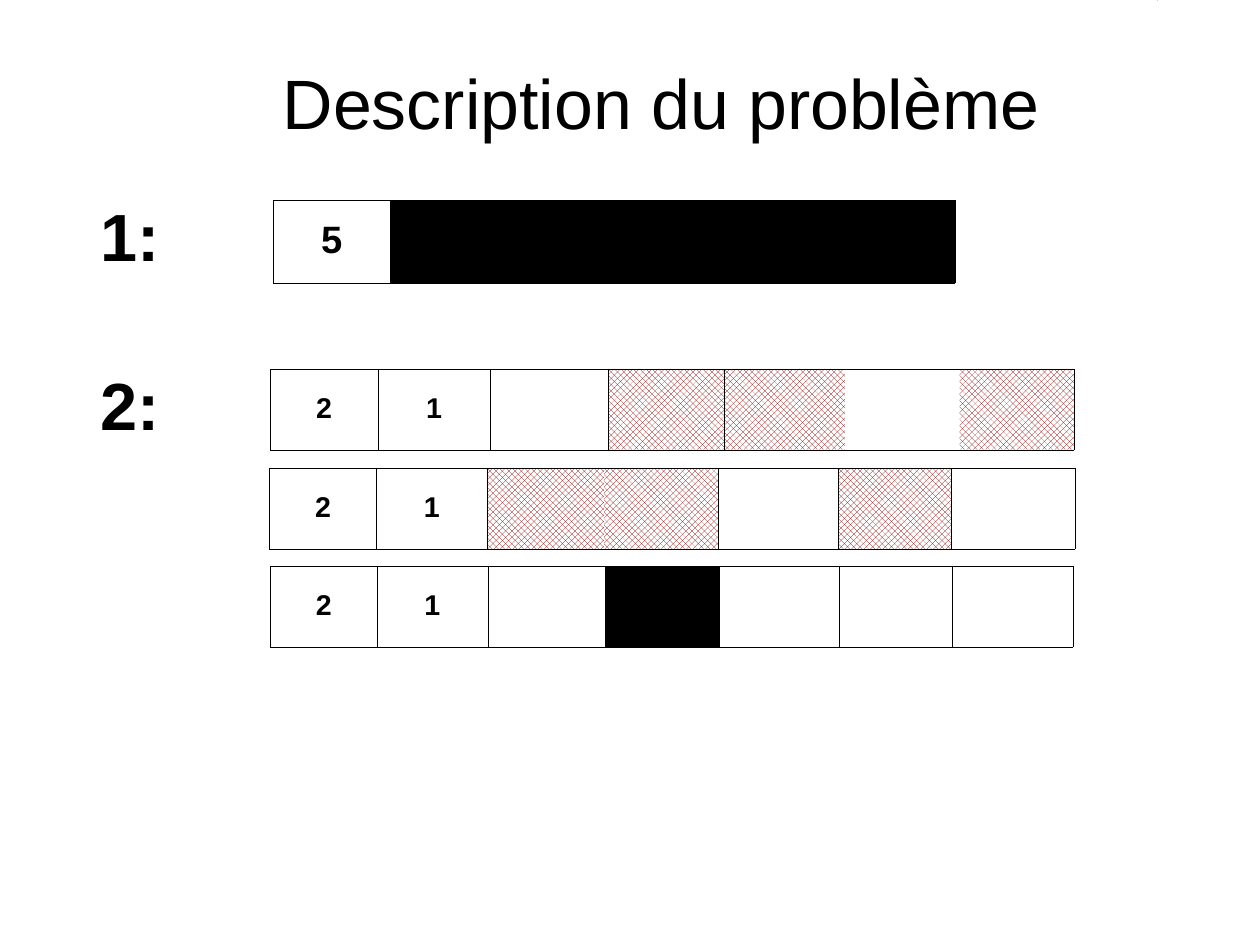
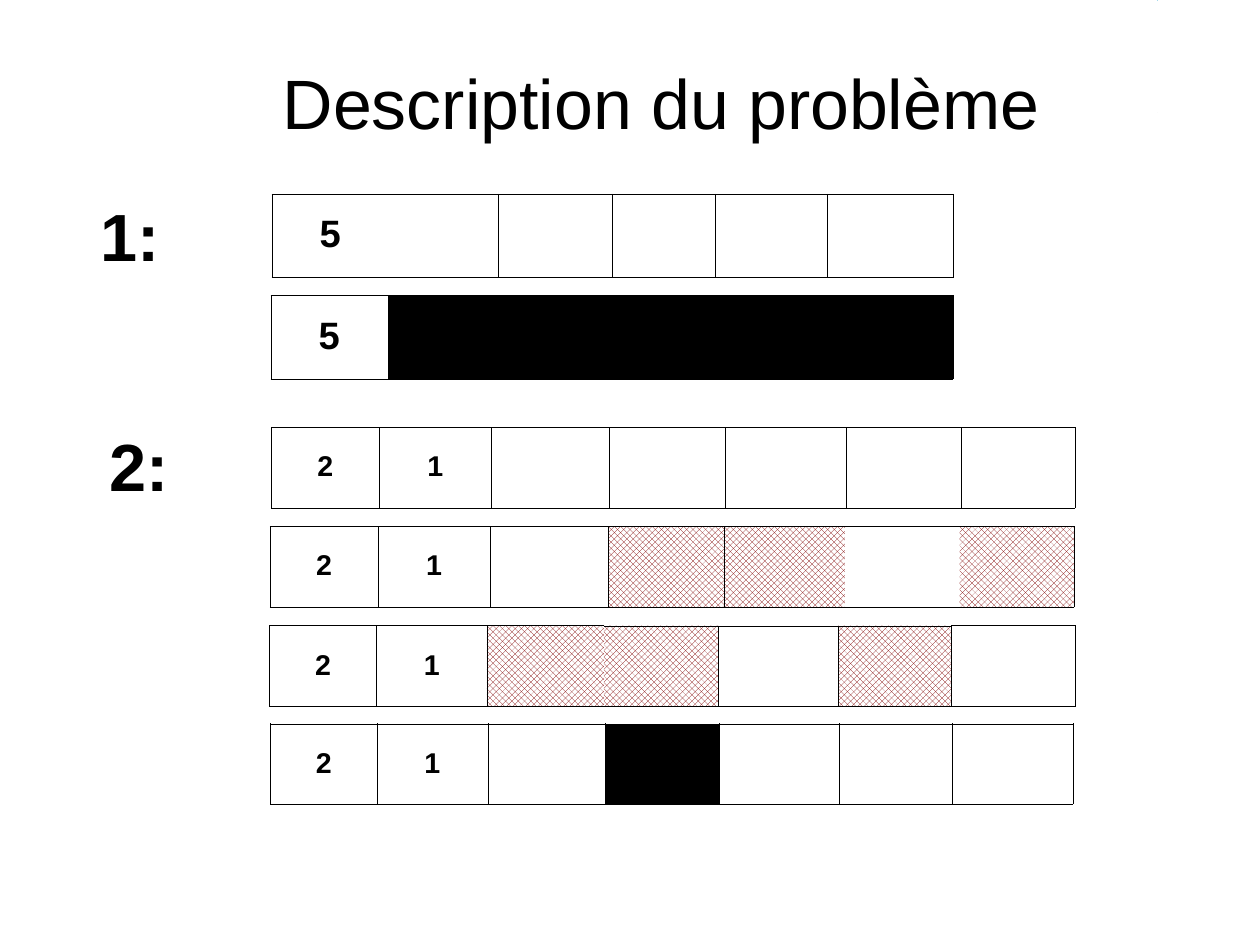
Before and after one commit to benaisc/Picross, a slide deck: slide 3 of presentation.odp. Drawn at 1260x945 pixels with LibreOffice and Linux fonts; fonts in the diff are those of the drawing. Boxes give left, top, right and bottom in pixels: in the first picture for what was removed or moved away, otherwise in the second. Text is boxed around its words. In the diff, an @@ line names an element or a change of style, - is before the commit and + after.

```diff
--- a/presentation.odp
+++ b/presentation.odp
@@ table at (272, 194, 954, 277) @@
@@ fill #000000 to #FFFFFF in 5 cells @@
@@ table: place and size @@
-table at (273, 200, 955, 282)
+table at (272, 194, 954, 277)
@@ table added at (271, 296, 954, 380), 1 rows, 6 columns @@
+5 |  |  |  |  | 
@@ text at (101, 383, 160, 430): paragraph removed @@
-2:
@@ text added at (109, 444, 168, 491), 42 pt, text #000000, bold @@
+2:
@@ table: place and size @@
-table at (270, 469, 1075, 550)
+table at (271, 428, 1076, 509)
@@ table at (271, 428, 1076, 509) @@
@@ fill pattern #800000 on #FFFFFF to #FFFFFF in 3 cells @@
@@ borders changed @@
@@ table at (270, 527, 1075, 608) @@
@@ fill #000000 to pattern #800000 on #FFFFFF in row 1, column 4 @@
@@ fill #FFFFFF to pattern #800000 on #FFFFFF in 2 cells @@
@@ borders changed @@
@@ table: place and size @@
-table at (270, 566, 1072, 647)
+table at (270, 527, 1075, 608)
@@ table at (270, 625, 1075, 707) @@
@@ fill #FFFFFF to pattern #800000 on #FFFFFF in 2 cells @@
@@ fill pattern #800000 on #FFFFFF to #FFFFFF in 2 cells @@
@@ borders changed @@
@@ table: place and size @@
-table at (270, 369, 1075, 450)
+table at (270, 625, 1075, 707)
@@ table added at (270, 724, 1072, 805), 1 rows, 7 columns @@
+2 | 1 |  |  |  |  | 
```
Also in this commit, not shown: 9 other slides changed.
